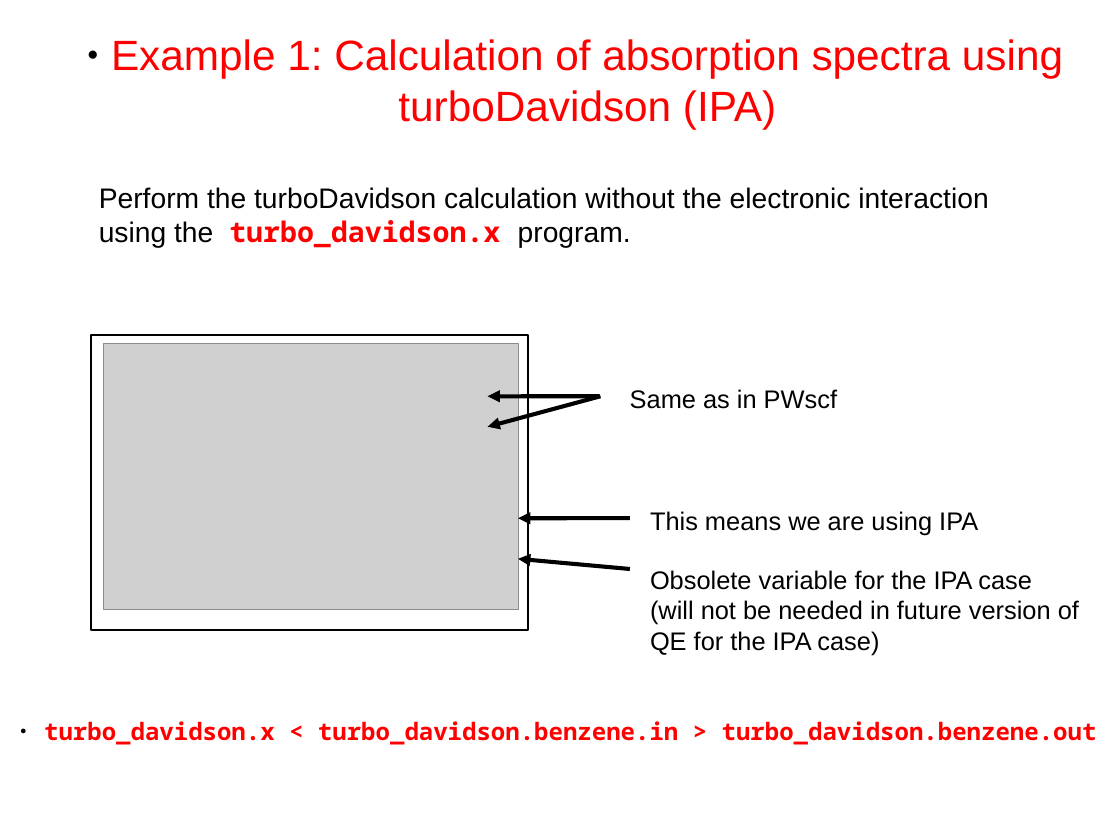
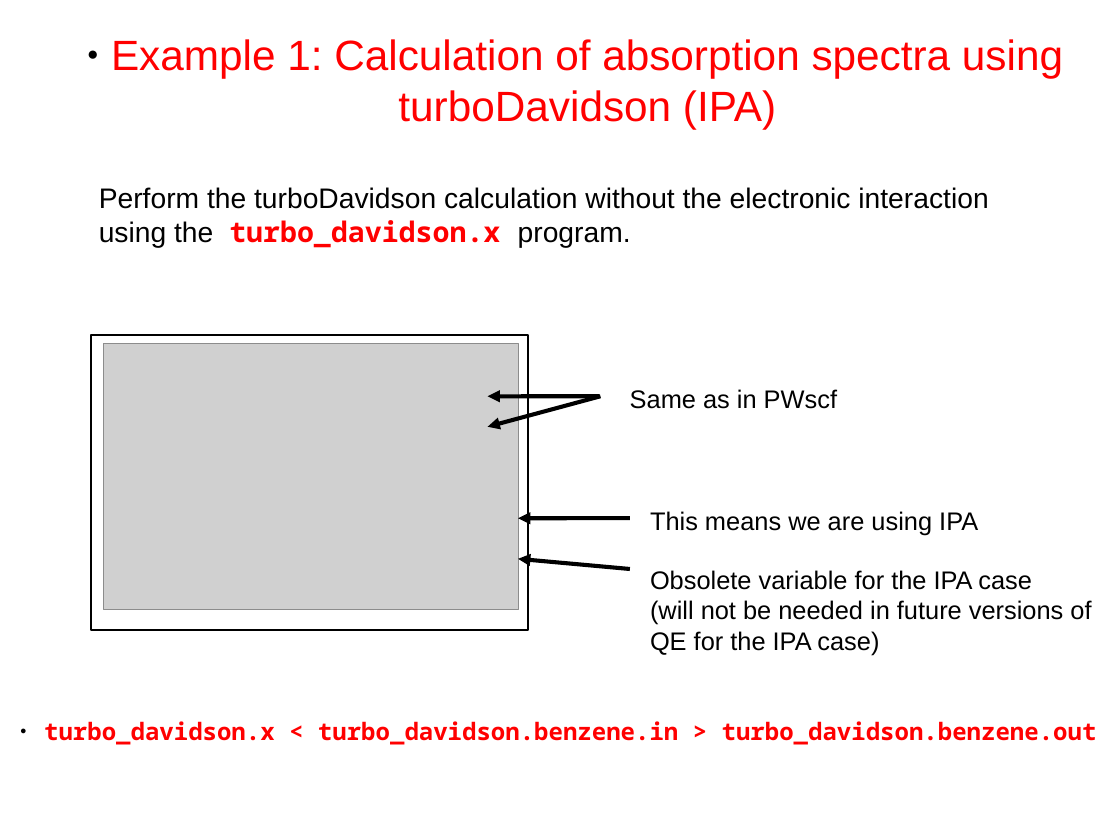
Before and after one commit to thepranab/materials-for-max-qe2021-online-school, a slide deck: slide 9 of slides.sources/handson-day6.odp. Drawn at 1120x840 pixels with LibreOffice and Linux fonts; fonts in the diff are those of the drawing; grey boxes stand for pictures. Boxes give left, top, right and bottom in pixels: in the first picture for what was removed or moved away, otherwise in the second. Text is boxed around its words. In the diff, an @@ line names an element or a change of style, - is before the commit and + after.

```diff
--- a/slides.sources/handson-day6.odp
+++ b/slides.sources/handson-day6.odp
@@ text at [650, 600, 1091, 625]: text changed @@
-(will not be needed in future version of
+(will not be needed in future versions of
```
Also in this commit, not shown: 3 other slides changed, 1 other file.
